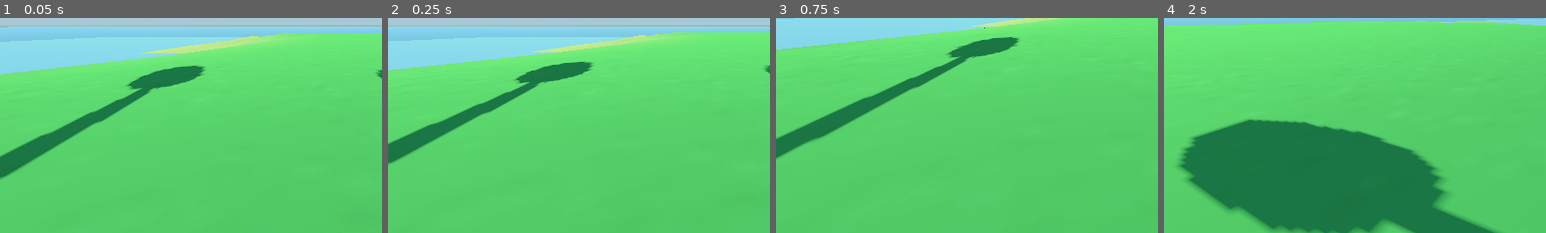
Above: before the commit, frames 1-4 (left to right).
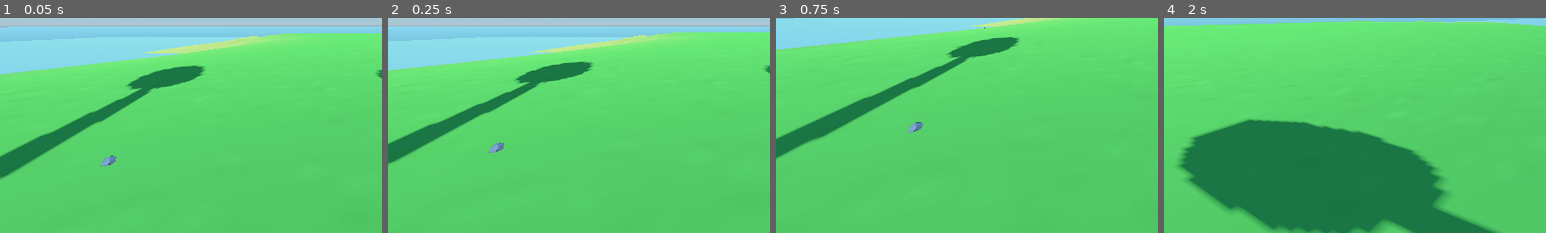
Above: after the commit, the same moments.

Repository: afarber/SurvivalGame
Game: Godot game, scene res://game/main_game.tscn
The game is run twice, just before and just after one commit, with the same random seed, the same clock (stepped at 60 frames per second) and the same inputs.
Inputs (mouse positions are % of the whole screen's width and height, from its top left):
- Up to frame 1 (0.05 s): no input
- Up to frame 2 (0.25 s): no input
- Up to frame 3 (0.75 s): tap Enter (ui_accept) at 0.5 s; move the mouse to (49, 52) at 0.52 s; hold W (move_forward) from 0.53 s (still down); tap E (interact) at 0.6 s
- Up to frame 4 (2 s): keep holding W (move_forward); tap Space (jump) at 0.77, 1.52 s; move the mouse to (57, 51) at 1.27 s; tap E (interact) at 1.35 s
The pictures show only the part of the screen within x 0-50%, y 48-98%; the shares and areas given below are measured in that part.

The runs differ from the first frame. In frame 1, 0.1% of the frame differs, in the area x 26-31%, y 64-70%; in frame 2, 0.1%; in frame 3, 0.1%; in frame 4, nothing differs.

Commit message:
Add interaction ray cast to pickup stones and sticks

Diff:
--- /dev/null
+++ b/actors/player/interaction_ray_cast.gd
@@ -0,0 +1,8 @@
+extends RayCast3D
+
+func check_interaction() -> void:
+	if is_colliding() and Input.is_action_just_pressed("interact"):
+		var collider := get_collider()
+		if collider is Interactable:
+			print("Interacting with ", collider)
+			get_collider().start_interaction()
--- a/actors/player/player.gd
+++ b/actors/player/player.gd
@@ -10,9 +10,13 @@
 #var gravity = ProjectSettings.get_setting("physics/3d/default_gravity")
 
 @onready var head: Node3D = $Head
+@onready var interaction_ray_cast: RayCast3D = $Head/InteractionRayCast
 
 func _ready() -> void:
 	Input.set_mouse_mode(Input.MOUSE_MODE_CAPTURED)
+
+func _process(delta: float) -> void:
+	interaction_ray_cast.check_interaction()
 
 func _physics_process(delta: float) -> void:
 	move()
--- a/actors/player/player.tscn
+++ b/actors/player/player.tscn
@@ -1,6 +1,7 @@
-[gd_scene load_steps=3 format=3 uid="uid://c58jbhme1gwfg"]
+[gd_scene load_steps=4 format=3 uid="uid://c58jbhme1gwfg"]
 
 [ext_resource type="Script" path="res://actors/player/player.gd" id="1_ff0ac"]
+[ext_resource type="Script" path="res://actors/player/interaction_ray_cast.gd" id="2_vb3ph"]
 
 [sub_resource type="CapsuleShape3D" id="CapsuleShape3D_4lt5m"]
 radius = 0.25
@@ -18,6 +19,8 @@
 
 [node name="Camera3D" type="Camera3D" parent="Head"]
 
-[node name="RayCast3D" type="RayCast3D" parent="Head"]
+[node name="InteractionRayCast" type="RayCast3D" parent="Head"]
 target_position = Vector3(0, 0, -2)
 collision_mask = 4
+collide_with_areas = true
+script = ExtResource("2_vb3ph")
--- a/game/configs/item_config.gd
+++ b/game/configs/item_config.gd
@@ -2,5 +2,6 @@
 
 enum Keys {
 	Stick,
-	Stone
+	Stone,
+	Plant
 }
--- a/game/main_game.tscn
+++ b/game/main_game.tscn
@@ -1,9 +1,11 @@
-[gd_scene load_steps=11 format=3 uid="uid://bv7bwufcguvhf"]
+[gd_scene load_steps=13 format=3 uid="uid://bv7bwufcguvhf"]
 
 [ext_resource type="PackedScene" uid="uid://k72nh4why7hu" path="res://meshes/terrain.tscn" id="1_0sj5l"]
 [ext_resource type="PackedScene" uid="uid://3onklf0n3c1x" path="res://meshes/tree.tscn" id="2_7bp5p"]
 [ext_resource type="PackedScene" uid="uid://bjqpdv42r8hg7" path="res://meshes/mushroom.tscn" id="3_flhoa"]
 [ext_resource type="PackedScene" uid="uid://c58jbhme1gwfg" path="res://actors/player/player.tscn" id="4_amf5o"]
+[ext_resource type="PackedScene" uid="uid://xi47003j8e2i" path="res://items/interactables/pickupable_stick.tscn" id="4_s73jt"]
+[ext_resource type="PackedScene" uid="uid://jkjiyapdscej" path="res://items/interactables/pickupable_stone.tscn" id="5_djqt7"]
 
 [sub_resource type="ConcavePolygonShape3D" id="ConcavePolygonShape3D_gf358"]
 data = PackedVector3Array(142.68, -5, -142.685, 150, -5, -150, 150, -5, -142.685, 142.68, -5, -142.685, 142.68, -5, -15 …(226880 unchanged characters)…
@@ -59,6 +61,18 @@
 [node name="Mushroom2" parent="StageController/Island" instance=ExtResource("3_flhoa")]
 transform = Transform3D(1, 0, 0, 0, 1, 0, 0, 0, 1, 2.1034, 0, -4.24071)
 
+[node name="PickupableStick" parent="StageController/Island" instance=ExtResource("4_s73jt")]
+transform = Transform3D(1, 0, 0, 0, 1, 0, 0, 0, 1, -5, 0, -1)
+
+[node name="PickupableStick2" parent="StageController/Island" instance=ExtResource("4_s73jt")]
+transform = Transform3D(1, 0, 0, 0, 1, 0, 0, 0, 1, 1, 0, -1)
+
+[node name="PickupableStone" parent="StageController/Island" instance=ExtResource("5_djqt7")]
+transform = Transform3D(1, 0, 0, 0, 1, 0, 0, 0, 1, -2, 0, -5)
+
+[node name="PickupableStone2" parent="StageController/Island" instance=ExtResource("5_djqt7")]
+transform = Transform3D(1, 0, 0, 0, 1, 0, 0, 0, 1, -1, 0, 1)
+
 [node name="Water" type="MeshInstance3D" parent="StageController/Island"]
 transform = Transform3D(1, 0, 0, 0, 1, 0, 0, 0, 1, -0.0567877, -4.56717, 0.0230827)
 mesh = SubResource("PlaneMesh_d0iaf")
--- a/items/interactables/interactable.gd
+++ b/items/interactables/interactable.gd
@@ -2,7 +2,7 @@
 
 class_name Interactable
 
-@export var prompt := "Interact"
+@export var prompt := "interact"
 
 func start_interaction() -> void:
 	pass
--- a/items/interactables/pickupable.gd
+++ b/items/interactables/pickupable.gd
@@ -4,7 +4,7 @@
 
 @export var item_key: ItemConfig.Keys
 
-var parent: Node3D = get_parent()
+@onready var parent: Node3D = get_parent()
 
 func start_interaction() -> void:
 	# Remove the parent from the world
